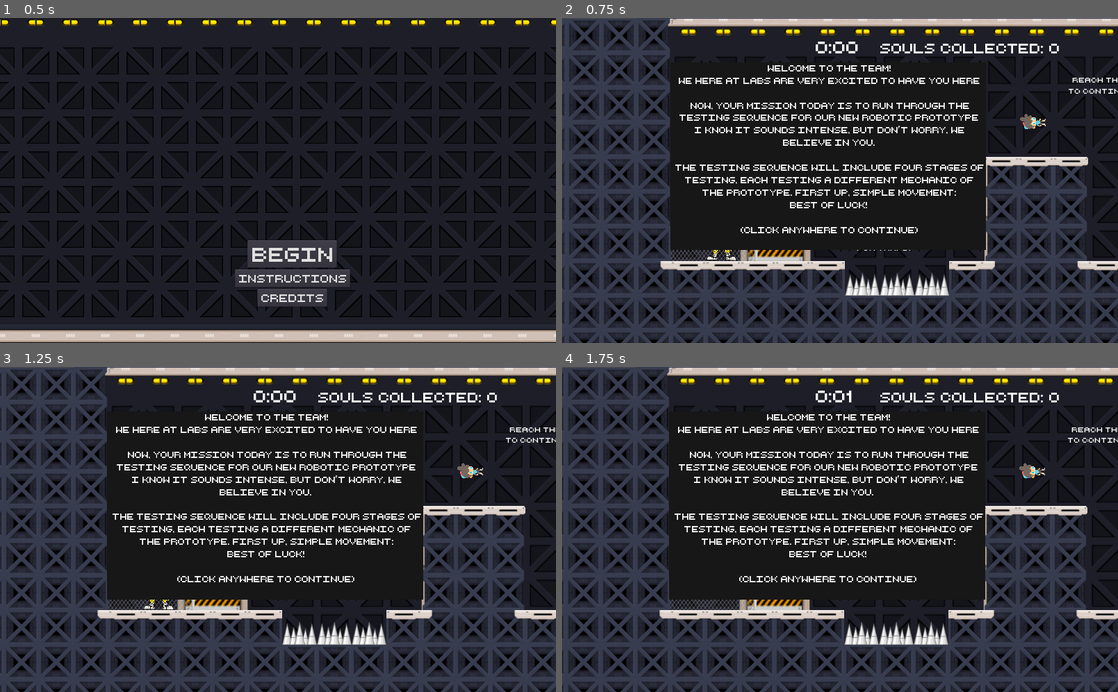
Above: before the commit, frames 1-4 (two rows, left to right).
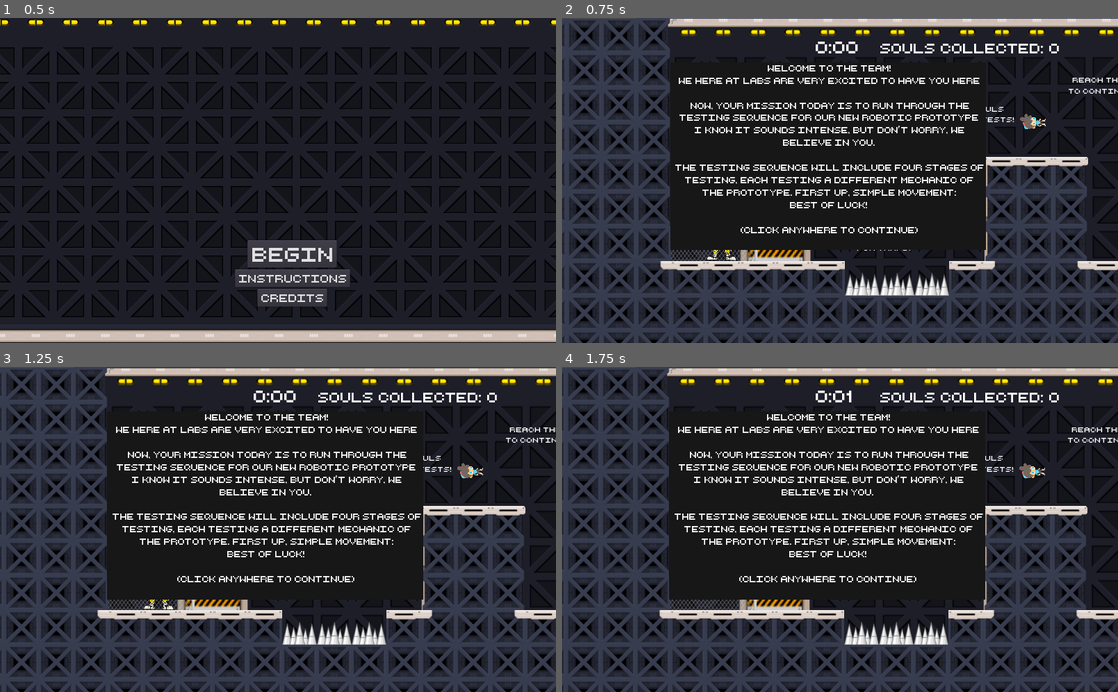
Above: after the commit, the same moments.

Repository: bsu-cs315/FP-LABS
Game: Godot game, scene res://src/TitleScreen.tscn
The game is run twice, just before and just after one commit, with the same random seed, the same clock (stepped at 60 frames per second) and the same inputs.
Inputs:
- Up to frame 1 (0.5 s): no input
- Up to frame 2 (0.75 s): click "BEGIN" at 0.5 s
- Up to frame 3 (1.25 s): no input
- Up to frame 4 (1.75 s): tap Enter at 1.25 s; hold Right (move_right) from 1.28 s (still down); tap Space (melee) at 1.35 s; tap Up (jump) at 1.52 s

Frame 1 is identical in both runs. In frame 2, 1.2% of the frame differs, in the area x 19-100%, y 0-74%; in frame 3, 1.2%, in the area x 18-100%, y 0-75%; in frame 4, 1.2%.
Error in both runs: Invalid operands 'RID' and 'int' in operator '=='. (res://src/Level-1.gd:97)

Commit message:
Update instructions for collectibles

Diff:
--- a/project/src/Level-1.tscn
+++ b/project/src/Level-1.tscn
@@ -792,6 +792,10 @@
 size = 14
 font_data = ExtResource( 16 )
 
+[sub_resource type="DynamicFont" id=39]
+size = 14
+font_data = ExtResource( 16 )
+
 [sub_resource type="ConvexPolygonShape2D" id=22]
 points = PoolVector2Array( 29, 0, 54, 11, 61, 31, 55, 51, 36, 63, 8, 53, 0, 31, 9, 11 )
 
@@ -962,6 +966,7 @@
 motion_mirroring = Vector2( 1024, 0 )
 
 [node name="BackgroundImg" type="Sprite" parent="ParallaxBackground/ParallaxLayer"]
+position = Vector2( 0, 1 )
 scale = Vector2( 0.999869, 1.00159 )
 texture = ExtResource( 9 )
 centered = false
@@ -1005,6 +1010,19 @@
 custom_fonts/font = SubResource( 21 )
 text = "Watch out
 for traps!"
+align = 1
+__meta__ = {
+"_edit_use_anchors_": false
+}
+
+[node name="CollectiblesInstructLabel" type="Label" parent="."]
+margin_left = 428.0
+margin_top = 158.0
+margin_right = 656.0
+margin_bottom = 201.0
+custom_fonts/font = SubResource( 39 )
+text = "Collect souls
+throughout tests!"
 align = 1
 __meta__ = {
 "_edit_use_anchors_": false
Not shown: 1 places in project/src/Level-1.tscn that only renumber resources
